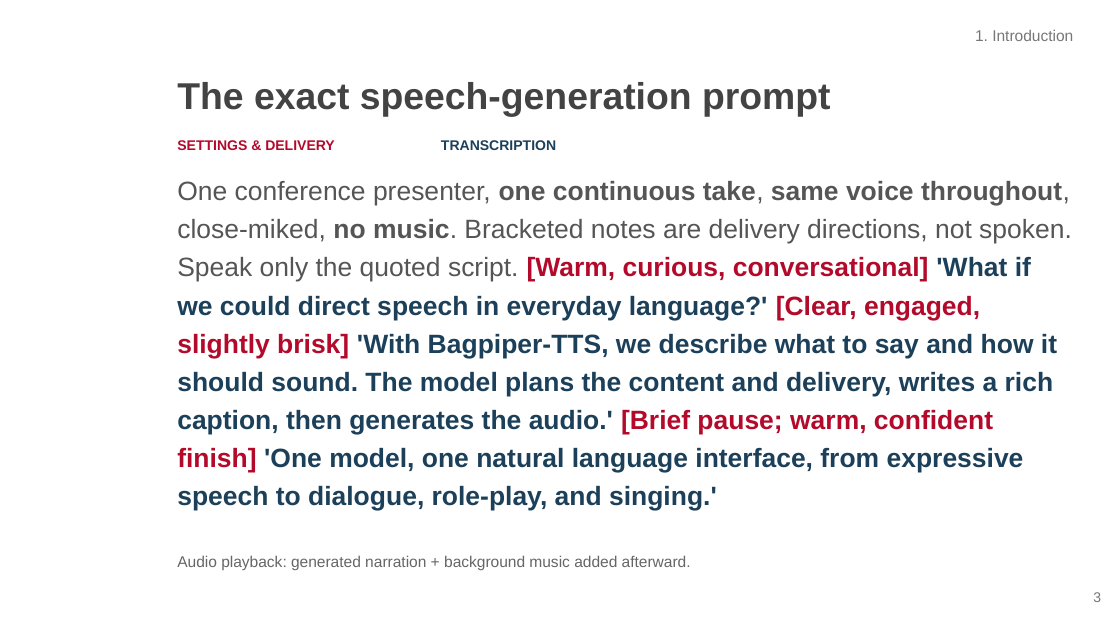
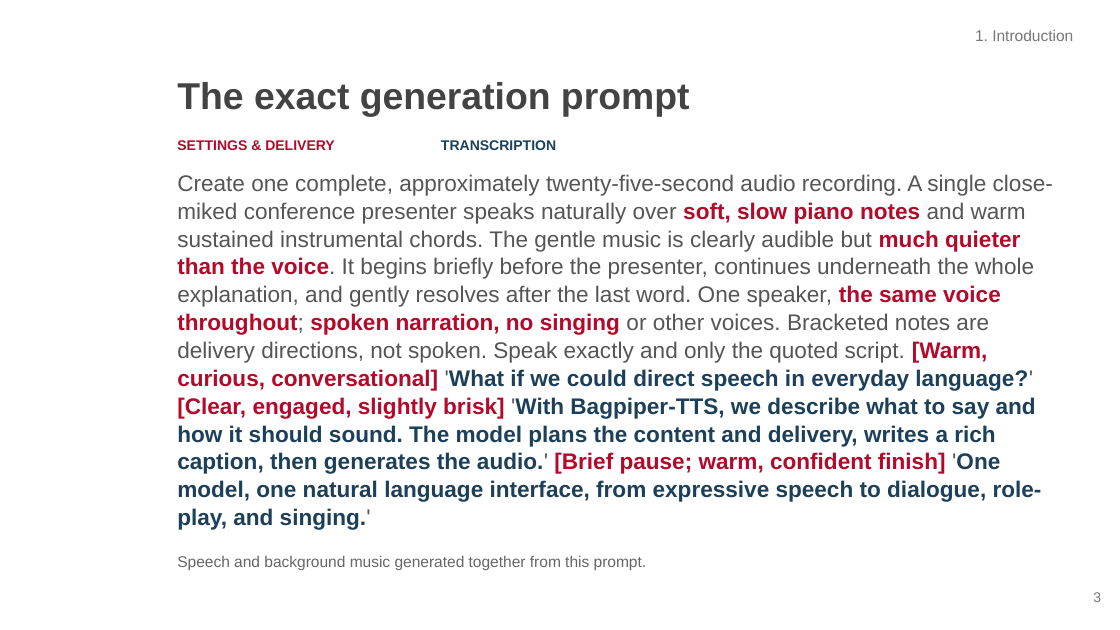
Before and after one commit to whr-a/bagpiper_tts_demo, a slide deck: slide 3 of slides/Bagpiper-TTS_Interspeech2026.pptx. Drawn at 1120x630 pixels with LibreOffice and Linux fonts; fonts in the diff are those of the drawing; background and template pictures are left out. Boxes give left, top, right and bottom in pixels: in the first picture for what was removed or moved away, otherwise in the second. Text is boxed around its words. In the diff, an @@ line names an element or a change of style, - is before the commit and + after.

Commit message:
Update oral presentation with jointly generated speech and music

```diff
--- a/slides/Bagpiper-TTS_Interspeech2026.pptx
+++ b/slides/Bagpiper-TTS_Interspeech2026.pptx
@@ title at [177, 82, 690, 117]: text changed @@
-The exact speech-generation prompt
+The exact generation prompt
@@ text at [177, 174, 1053, 530]: text changed; size 17 to 14.5 pt; text colour #1C405A to #555555 @@
-One conference presenter, one continuous take, same voice throughout, close-miked, no music. Bracketed notes are delivery directions, not spoken. Speak only the quoted script. [Warm, curious, conversational] 'What if we could direct speech in everyday language?' [Clear, engaged, slightly brisk] 'With Bagpiper-TTS, we describe what to say and how it should sound. The model plans the content and delivery, writes a rich caption, then generates the audio.' [Brief pause; warm, confident finish] 'One model, one natural language interface, from expressive speech to dialogue, role-play, and singing.'
+Create one complete, approximately twenty-five-second audio recording. A single close-miked conference presenter speaks naturally over soft, slow piano notes and warm sustained instrumental chords. The gentle music is clearly audible but much quieter than the voice. It begins briefly before the presenter, continues underneath the whole explanation, and gently resolves after the last word. One speaker, the same voice throughout; spoken narration, no singing or other voices. Bracketed notes are delivery directions, not spoken. Speak exactly and only the quoted script. [Warm, curious, conversational] 'What if we could direct speech in everyday language?' [Clear, engaged, slightly brisk] 'With Bagpiper-TTS, we describe what to say and how it should sound. The model plans the content and delivery, writes a rich caption, then generates the audio.' [Brief pause; warm, confident finish] 'One model, one natural language interface, from expressive speech to dialogue, role-play, and singing.'
@@ text at [177, 555, 647, 570]: text changed @@
-Audio playback: generated narration + background music added afterward.
+Speech and background music generated together from this prompt.
```
Also in this commit, not shown: 1 other slide changed.
